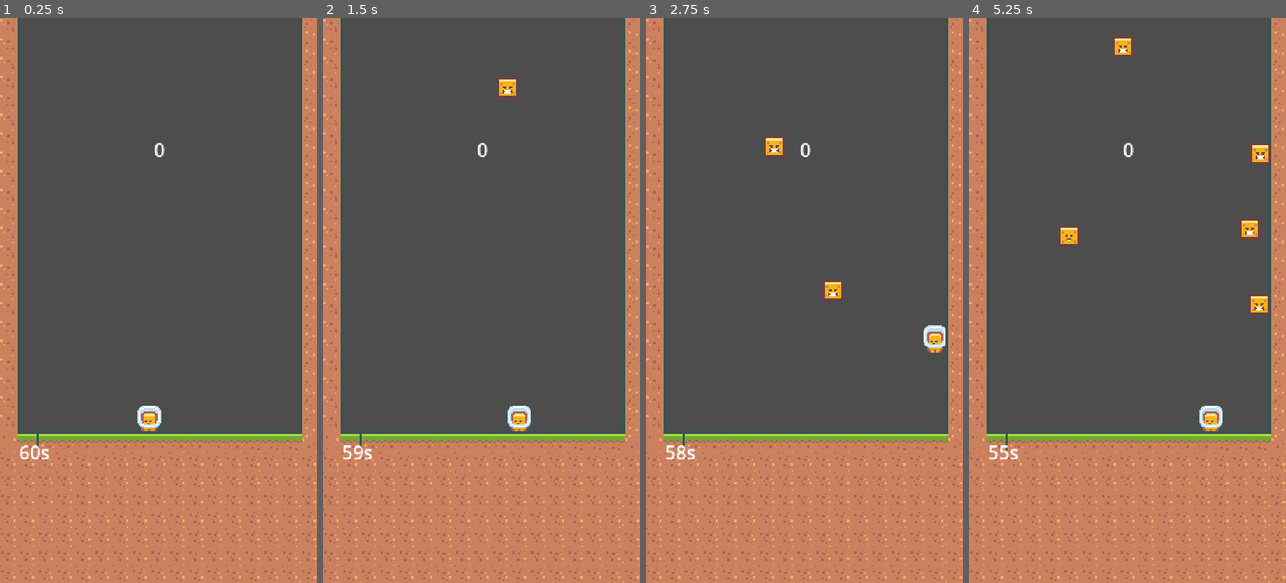
Above: before the commit, frames 1-4 (left to right).
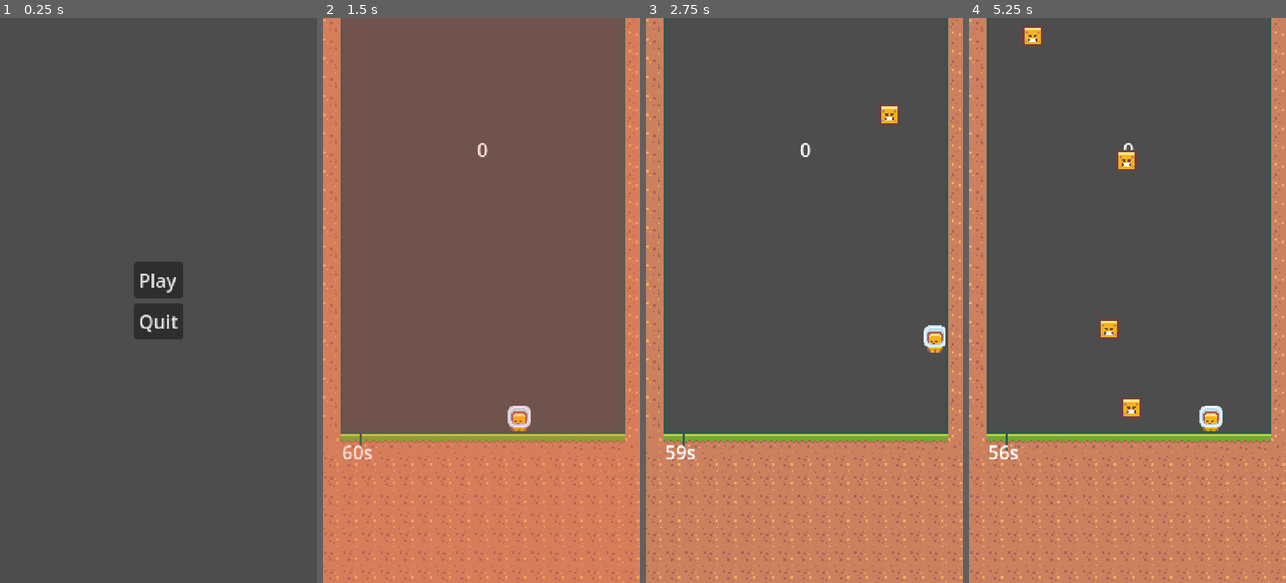
Above: after the commit, the same moments.

Repository: andrenanninga/saw-blades
Game: Godot game, scene res://scenes/scene_manager.tscn
Same seed, same stepped clock (60 frames per second), same inputs: the game is played once before the commit and once after it. Before the commit the project starts from res://scenes/main_level.tscn.
Inputs (mouse positions are in pixels of both pictures, inside the frame that each line leads up to):
- Up to frame 1 (0.25 s): no input
- Up to frame 2 (1.5 s): click (481, 277) at 0.5 s, where only the run after the commit has a clickable "Play"; hold Right (right) from 1.28 s (still down)
- Up to frame 3 (2.75 s): keep holding Right (right); tap Space (jump) at 1.52, 2.27 s
- Up to frame 4 (5.25 s): release Right (right) at 2.78 s; hold Left (left) 2.78-3.53 s; hold Right (right) 3.53-5.03 s; tap Space (jump) at 3.77, 4.52 s; hold Left (left) from 5.03 s (still down)

The runs differ from the first frame. In frame 1, 38% of the frame differs, in the area x 0-100%, y 0-100%; in frame 2, 67%, in the area x 5-96%, y 0-79%; in frame 3, 0.8%; in frame 4, 2.3%.

Commit message:
Add main menu and rename SceneTransition to SceneManager

Diff:
--- a/entities/player.gd
+++ b/entities/player.gd
@@ -42,7 +42,7 @@
 		var collider = collision.get_collider() as Node2D
 
 		if collider.is_in_group("saw_blades"):
-			SceneTransition.change_scene("res://scenes/main_level.tscn")
+			SceneManager.change_scene("res://scenes/playground.tscn")
 #			queue_free()
 
 
--- a/project.godot
+++ b/project.godot
@@ -11,13 +11,13 @@
 [application]
 
 config/name="saw-blades"
-run/main_scene="res://scenes/main_level.tscn"
+run/main_scene="res://scenes/scene_manager.tscn"
 config/features=PackedStringArray("4.0", "Mobile")
 config/icon="res://icon.svg"
 
 [autoload]
 
-SceneTransition="*res://scenes/scene_transition.tscn"
+SceneManager="*res://scenes/scene_manager.tscn"
 
 [display]
 
--- a/scenes/main_level.tscn
+++ b/scenes/playground.tscn
@@ -1,15 +1,15 @@
-[gd_scene load_steps=9 format=3 uid="uid://x4qyn0y7iy1o"]
-
-[ext_resource type="Texture2D" uid="uid://dvr8j4cd3bo8t" path="res://assets/tiles.png" id="1_atmpc"]
-[ext_resource type="Script" path="res://scenes/main_level.gd" id="1_lk7xx"]
-[ext_resource type="PackedScene" uid="uid://bgtivmpyok821" path="res://entities/player.tscn" id="2_d04wn"]
-[ext_resource type="PackedScene" uid="uid://8k2raanmntk5" path="res://entities/saw_blade_death_barrier.tscn" id="4_8fg8h"]
-[ext_resource type="PackedScene" uid="uid://dm2wxennde05i" path="res://ui/countdown_timer.tscn" id="5_bn0jy"]
+[gd_scene load_steps=9 format=3 uid="uid://chee1n3q224d6"]
+
+[ext_resource type="Script" path="res://scenes/playground.gd" id="1_i3cqm"]
+[ext_resource type="PackedScene" uid="uid://bgtivmpyok821" path="res://entities/player.tscn" id="2_tsn0c"]
+[ext_resource type="Texture2D" uid="uid://dvr8j4cd3bo8t" path="res://assets/tiles.png" id="3_0wkjq"]
+[ext_resource type="PackedScene" uid="uid://8k2raanmntk5" path="res://entities/saw_blade_death_barrier.tscn" id="4_mtkq0"]
+[ext_resource type="PackedScene" uid="uid://dm2wxennde05i" path="res://ui/countdown_timer.tscn" id="5_qf72d"]
 
 [sub_resource type="PhysicsMaterial" id="PhysicsMaterial_rncae"]
 
 [sub_resource type="TileSetAtlasSource" id="TileSetAtlasSource_u0y8q"]
-texture = ExtResource("1_atmpc")
+texture = ExtResource("3_0wkjq")
 texture_region_size = Vector2i(18, 18)
 0:0/0 = 0
 0:0/0/physics_layer_0/linear_velocity = Vector2(0, 0)
@@ -594,10 +594,10 @@
 physics_layer_0/physics_material = SubResource("PhysicsMaterial_rncae")
 sources/0 = SubResource("TileSetAtlasSource_u0y8q")
 
-[node name="MainLevel" type="Node2D"]
-script = ExtResource("1_lk7xx")
-
-[node name="Player" parent="." instance=ExtResource("2_d04wn")]
+[node name="Playground" type="Node2D"]
+script = ExtResource("1_i3cqm")
+
+[node name="Player" parent="." instance=ExtResource("2_tsn0c")]
 position = Vector2(127, 330)
 
 [node name="TileMap" type="TileMap" parent="."]
--- /dev/null
+++ b/scenes/scene_manager.gd
@@ -0,0 +1,52 @@
+extends CanvasLayer
+
+@onready var animation_player = $AnimationPlayer
+
+var storage_file: String = "user://data.save"
+var storage_data: Dictionary = {
+	"highscore": 0,
+	"collected_coins": 0,
+}
+
+
+
+func _ready() -> void:
+	storage_data = _read_storage(storage_file)
+	get_tree().change_scene_to_file("res://ui/main_menu.tscn")
+
+
+func change_scene(path: String) -> void:
+	animation_player.play("dissolve")
+	await animation_player.animation_finished
+	get_tree().change_scene_to_file(path)
+	animation_player.play_backwards("dissolve")
+
+
+
+func _read_storage(file_path: String) -> Dictionary:
+	if FileAccess.file_exists(file_path):
+		var file = FileAccess.open(file_path, FileAccess.READ)
+		var content = file.get_as_text();
+		var data = JSON.parse_string(content);
+
+		file.close()
+
+		return data
+	else:
+		return {
+			"highscore": 0,
+			"collected_coins": 0
+		}
+
+func _write_storage(file_path: String, content: Dictionary) -> void:
+	var file = FileAccess.open(file_path, FileAccess.WRITE)
+	var data = JSON.stringify(content)
+	file.store_line(data)
+
+	file.close()
+
+
+func store_data(key: String, value) -> void:
+	storage_data[key] = value;
+
+	_write_storage(storage_file, storage_data)
--- a/scenes/scene_transition.tscn
+++ b/scenes/scene_manager.tscn
@@ -1,6 +1,6 @@
-[gd_scene load_steps=5 format=3 uid="uid://dtx52bsnrla4y"]
+[gd_scene load_steps=5 format=3 uid="uid://bdsnbdiviqnpw"]
 
-[ext_resource type="Script" path="res://scenes/scene_transition.gd" id="1_s5y4s"]
+[ext_resource type="Script" path="res://scenes/scene_manager.gd" id="1_2gmr5"]
 
 [sub_resource type="Animation" id="Animation_rk3t0"]
 resource_name = "RESET"
@@ -39,8 +39,8 @@
 "dissolve": SubResource("Animation_hfhnj")
 }
 
-[node name="SceneTransition" type="CanvasLayer"]
-script = ExtResource("1_s5y4s")
+[node name="SceneManager" type="CanvasLayer"]
+script = ExtResource("1_2gmr5")
 
 [node name="AnimationPlayer" type="AnimationPlayer" parent="."]
 root_node = NodePath("../DissolveRect")
@@ -55,4 +55,5 @@
 anchor_bottom = 1.0
 grow_horizontal = 2
 grow_vertical = 2
+mouse_filter = 2
 color = Color(1, 0.419608, 0.290196, 1)
--- a/scenes/scene_transition.gd
+++ /dev/null
@@ -1,9 +0,0 @@
-extends CanvasLayer
-
-@onready var animation_player = $AnimationPlayer
-
-func change_scene(path: String) -> void:
-	animation_player.play("dissolve")
-	await animation_player.animation_finished
-	get_tree().change_scene_to_file(path)
-	animation_player.play_backwards("dissolve")
--- /dev/null
+++ b/ui/main_menu.gd
@@ -0,0 +1,11 @@
+extends Control
+
+
+
+func _on_play_pressed() -> void:
+	SceneManager.change_scene("res://scenes/playground.tscn")
+
+
+
+func _on_quit_pressed() -> void:
+	get_tree().quit()
--- /dev/null
+++ b/ui/main_menu.tscn
@@ -0,0 +1,40 @@
+[gd_scene load_steps=2 format=3 uid="uid://ddef1hnfoplqe"]
+
+[ext_resource type="Script" path="res://ui/main_menu.gd" id="1_6ansr"]
+
+[node name="MainMenu" type="Control"]
+layout_mode = 3
+anchors_preset = 15
+anchor_right = 1.0
+anchor_bottom = 1.0
+grow_horizontal = 2
+grow_vertical = 2
+script = ExtResource("1_6ansr")
+
+[node name="MarginContainer" type="MarginContainer" parent="."]
+layout_mode = 1
+anchors_preset = 8
+anchor_left = 0.5
+anchor_top = 0.5
+anchor_right = 0.5
+anchor_bottom = 0.5
+offset_left = -21.0
+offset_top = -33.0
+offset_right = 21.0
+offset_bottom = 33.0
+grow_horizontal = 2
+grow_vertical = 2
+
+[node name="VBoxContainer" type="VBoxContainer" parent="MarginContainer"]
+layout_mode = 2
+
+[node name="Play" type="Button" parent="MarginContainer/VBoxContainer"]
+layout_mode = 2
+text = "Play"
+
+[node name="Quit" type="Button" parent="MarginContainer/VBoxContainer"]
+layout_mode = 2
+text = "Quit"
+
+[connection signal="pressed" from="MarginContainer/VBoxContainer/Play" to="." method="_on_play_pressed"]
+[connection signal="pressed" from="MarginContainer/VBoxContainer/Quit" to="." method="_on_quit_pressed"]
Renamed: scenes/main_level.gd -> scenes/playground.gd
Not shown: 2 places in scenes/playground.tscn that only renumber resources
Not shown, added: README.md
